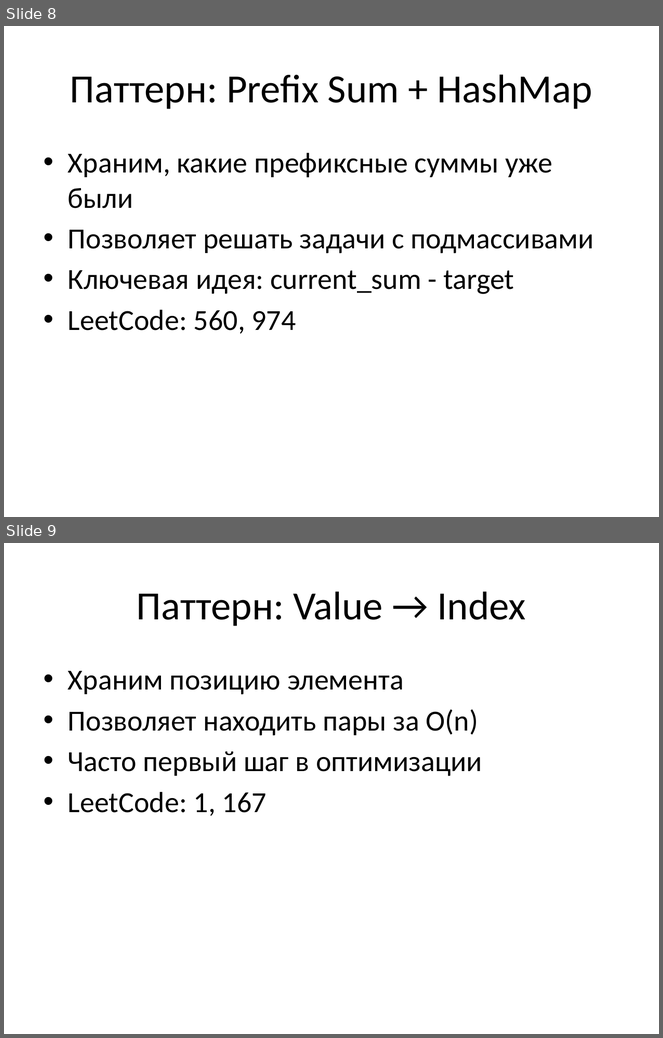
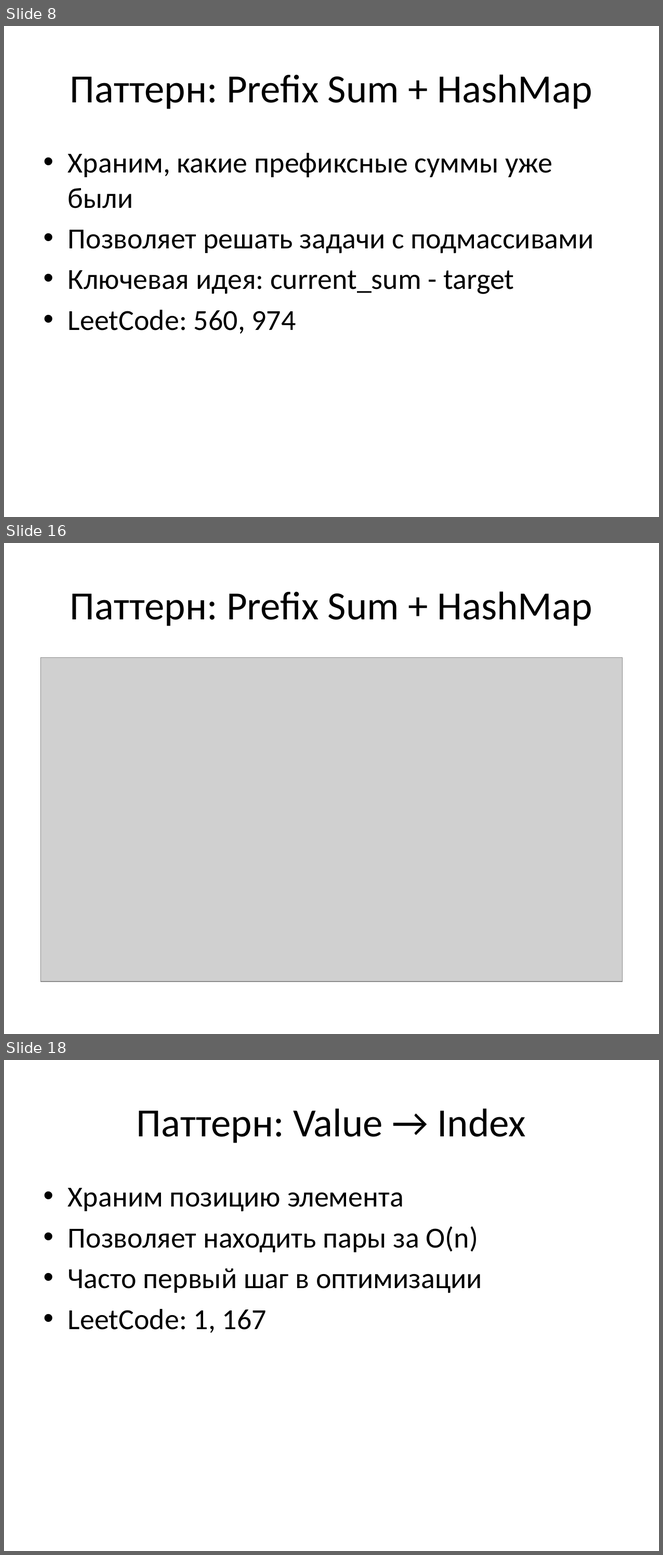
Before and after one commit to uncelry/alogrithms-for-interview, a slide deck: L9/Hash_Tables_Patterns_Interview_Practice.pptx. Shown one above the other, each under a label of ours: slides 8 and 9 before the commit, slides 8, 16 and 18 after it; the slides between them are not shown. The pictures are 663x1038 and 663x1555 pixels, drawn with LibreOffice and Linux fonts; fonts in the diff are those of the drawing; grey boxes stand for pictures. Boxes give left, top, right and bottom in pixels: in the first picture for what was removed or moved away, otherwise in the second. Text is boxed around its words. In the diff, an @@ line names an element or a change of style, - is before the commit and + after.

```diff
--- a/L9/Hash_Tables_Patterns_Interview_Practice.pptx
+++ b/L9/Hash_Tables_Patterns_Interview_Practice.pptx
@@ slide 16 added at box(4, 543, 659, 1034), background #FFFFFF @@
@@ title added at box(70, 591, 592, 626), 44 pt, text #000000 @@
+Паттерн: Prefix Sum + HashMap
@@ picture added at box(41, 657, 622, 982) @@
@@ what was slide 9 is now slide 18 @@
```
Also in this commit, not shown: 8 other slides added, 1 other file.
